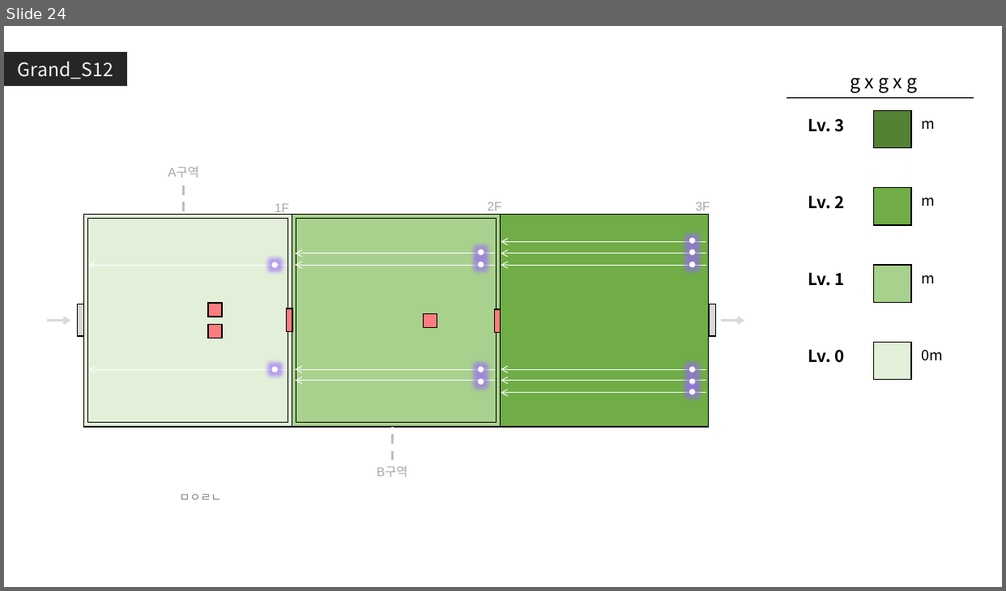
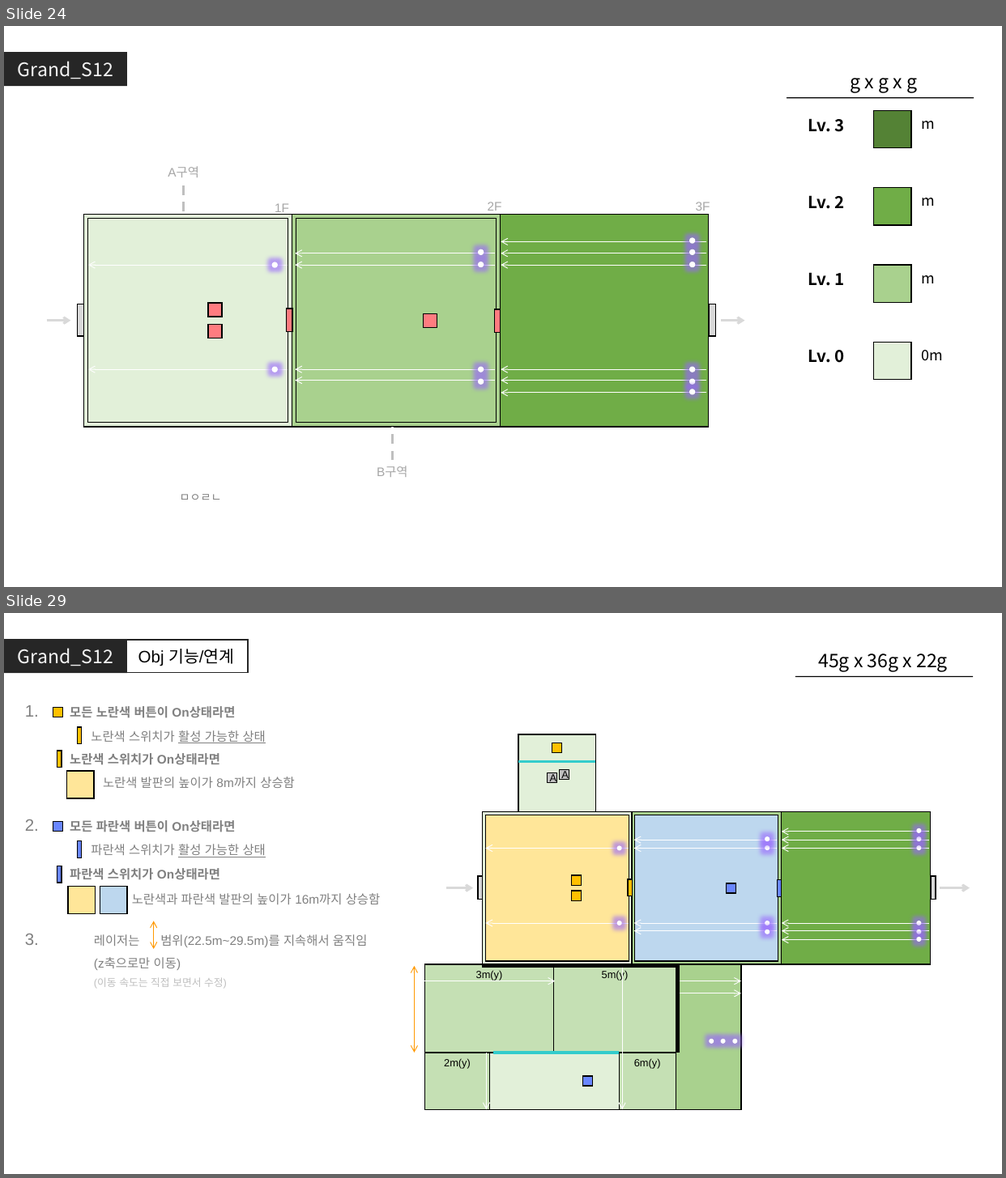
Before and after one commit to GGMGangsterHamster/GangsterHamster, a slide deck: Documents/Grand_Stage.pptx. Shown one above the other, each under a label of ours: slide 24 before the commit, slides 24 and 29 after it; the slides between them are not shown. The pictures are 1006x591 and 1006x1178 pixels, drawn with LibreOffice and Linux fonts; fonts in the diff are those of the drawing. Boxes give left, top, right and bottom in pixels: in the first picture for what was removed or moved away, otherwise in the second. Text is boxed around its words. In the diff, an @@ line names an element or a change of style, - is before the commit and + after.

Commit message:
Grand_S12 작성 완료

```diff
--- a/Documents/Grand_Stage.pptx
+++ b/Documents/Grand_Stage.pptx
@@ slide 29 added at (4, 613, 1002, 1174), background #FFFFFF @@
@@ rectangle added at (4, 639, 127, 674), fill #262626, 18 pt, text #F2F2F2 @@
+Grand_S12
@@ rectangle added at (125, 640, 247, 673), outline #262626 1.5 pt, 16 pt, text #000000 @@
+Obj 기능/연계
@@ text added at (818, 653, 948, 671), 18 pt, text #000000 @@
+45g x 36g x 22g
@@ line added from (795, 677) to (974, 677), #000000 1 pt @@
@@ group added at (25, 705, 294, 798): 5 texts, 4 rectangles @@
+모든 노란색 버튼이 On상태라면
+노란색 스위치가 활성 가능한 상태
+1.
+노란색 스위치가 On상태라면
+노란색 발판의 높이가 8m까지 상승함
@@ group added at (25, 820, 380, 914): 5 texts, 5 rectangles @@
+모든 파란색 버튼이 On상태라면
+파란색 스위치가 활성 가능한 상태
+2.
+파란색 스위치가 On상태라면
+노란색과 파란색 발판의 높이가 16m까지 상승함
@@ double arrow added from (154, 949) to (154, 922), #FF9900 0.75 pt @@
@@ text added at (25, 934, 39, 945), 16 pt, text #808080 @@
+3.
@@ arrow added from (50, 938) to (83, 938), #FFFFFF 0.75 pt @@
@@ text added at (94, 935, 367, 988), 12 pt, text #808080 @@
+레이저는 범위(22.5m~29.5m)를 지속해서 움직임
+(z축으로만 이동)
+(이동 속도는 직접 보면서 수정)
@@ group added at (414, 735, 970, 1110): 23 rectangles, 19 arrows, 15 ellipses, 4 lines, 1 double arrow @@
+A
+A
+6m(y)
+5m(y)
+3m(y)
+2m(y)
```
Also in this commit, not shown: 2 slides changed, 3 other slides added, 1 slide removed.
